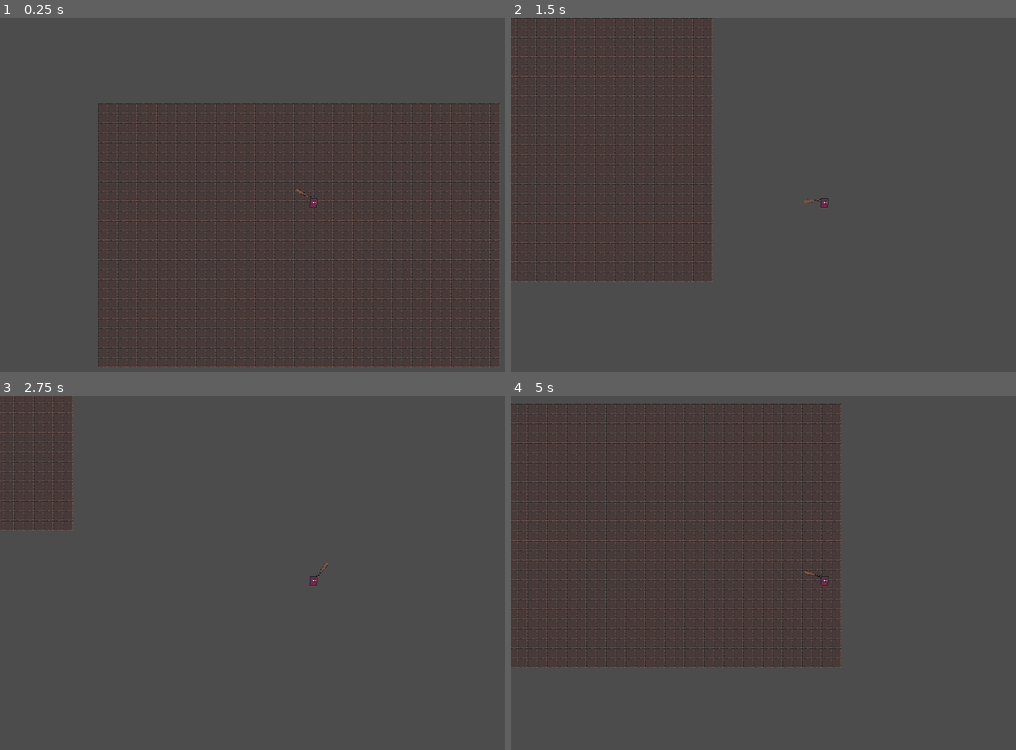
Above: before the commit, frames 1-4 (two rows, left to right).
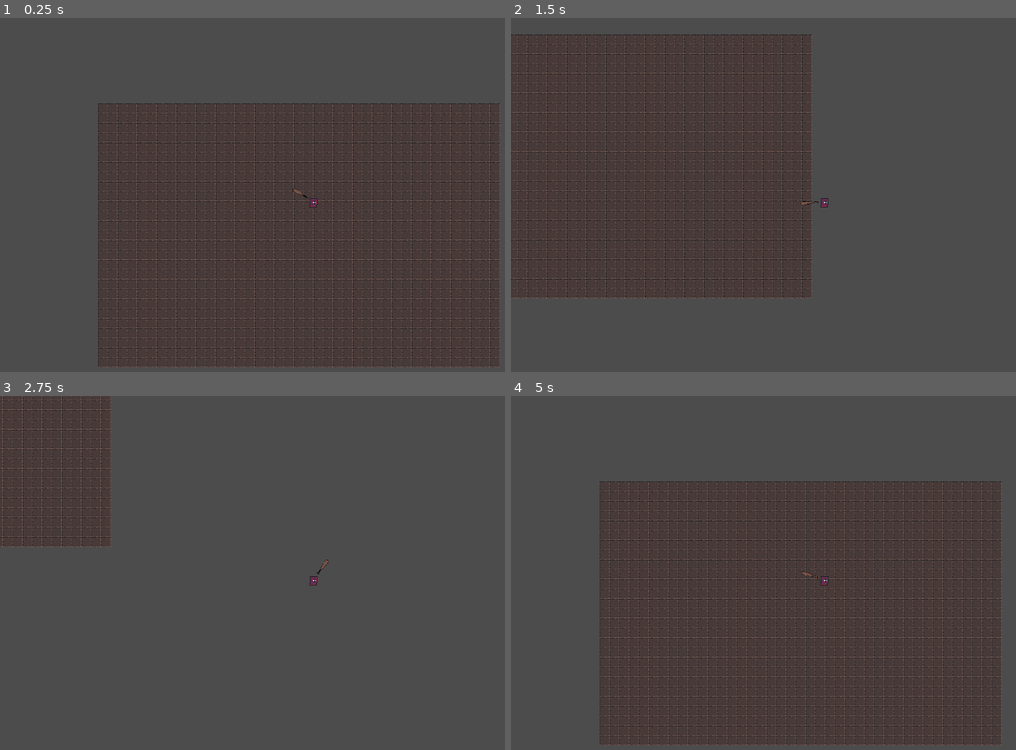
Above: after the commit, the same moments.

Repository: Kiingst/Dont-Bring-a-Bat-to-Gun-Fight
Game: Godot game, scene res://Assets/Levels/Level_Script/Level.tscn
The game is run twice, just before and just after one commit, with the same random seed, the same clock (stepped at 60 frames per second) and the same inputs.
Inputs (mouse positions are in pixels of both pictures, inside the frame that each line leads up to):
- Up to frame 1 (0.25 s): no input
- Up to frame 2 (1.5 s): tap Enter at 0.5 s; move the mouse to (960, 184) at 0.52 s; hold D (Move_Right) 0.53-1.28 s; tap Space (Roll) at 0.6, 1.35 s; move the mouse to (697, 219) at 1.27 s; hold S (Move_Down) from 1.28 s (still down)
- Up to frame 3 (2.75 s): move the mouse to (378, 498) at 2.02 s; release S (Move_Down) at 2.03 s; hold D (Move_Right) from 2.03 s (still down); tap Space (Roll) at 2.1 s
- Up to frame 4 (5 s): move the mouse to (793, 650) at 2.77 s; release D (Move_Right) at 2.78 s; hold W (Move_Up) 2.78-3.53 s; tap Space (Roll) at 2.85, 3.6, 4.35 s; move the mouse to (1010, 633) at 3.52 s; hold A (Move_Left) from 3.53 s (still down); move the mouse to (637, 523) at 4.27 s

The runs differ from the first frame. In frame 1, less than 0.1% of the frame differs, in the area x 57-62%, y 48-51%; in frame 2, 7.8%; in frame 3, 1.5%; in frame 4, 13%, in the area x 0-98%, y 2-99%.
Error before the commit: Attempt to call function 'start' in base 'null instance' on a null instance. (res://Assets/Player/Player_Script/Player.gd:34)

Commit message:
ok

Diff:
--- a/Assets/Player/Player_Script/Player.gd
+++ b/Assets/Player/Player_Script/Player.gd
@@ -24,20 +24,20 @@
 		move_vec.x -= 1
 	if Input.is_action_pressed("Move_Right"):
 		move_vec.x += 1
-	if Input.is_action_just_pressed("Shoot"):
-		pass
 	if Input.is_action_just_pressed("Roll"):
 		if roll_On_cooldown == false:
 			MOVE_SPEED += roll_speed
 			$Roll.start()
 			roll_On_cooldown = true
-			$Roll/Roll_Cooldown.start()
+			$Roll/Cooldown.start()
 
 	move_vec = move_vec.normalized()
 	move_and_collide(move_vec * MOVE_SPEED * delta)
 
 	var look_vec = get_global_mouse_position() - global_position
 	$Player_Weapon.global_rotation = atan2(look_vec.y, look_vec.x)
+
+
 
 func _physics_process(delta):
 	if alive == false:
@@ -48,11 +48,9 @@
 func _on_Roll_timeout():
 	#Stops Roll & restes move speed
 	MOVE_SPEED = 300
-	$Roll.stop()
 
 
 func _on_Cooldown_timeout():
 	#Roll taken off cooldown
 	roll_On_cooldown = false
-	$Roll/Roll_Cooldown.stop()
 	print(roll_On_cooldown)
--- a/Assets/Player/Player_Script/Player.tscn
+++ b/Assets/Player/Player_Script/Player.tscn
@@ -7,8 +7,8 @@
 [sub_resource type="RectangleShape2D" id=2]
 extents = Vector2( 7.5, 8.5 )
 
-[sub_resource type="RectangleShape2D" id=1]
-extents = Vector2( 58, 16 )
+[sub_resource type="RectangleShape2D" id=3]
+extents = Vector2( 14.5, 3 )
 
 [node name="Player" type="KinematicBody2D"]
 script = ExtResource( 3 )
@@ -21,19 +21,25 @@
 texture = ExtResource( 1 )
 
 [node name="Roll" type="Timer" parent="."]
+wait_time = 0.25
+one_shot = true
 
 [node name="Cooldown" type="Timer" parent="Roll"]
+wait_time = 0.75
+one_shot = true
 
 [node name="Player_Weapon" type="Sprite" parent="."]
 scale = Vector2( 0.25, 0.25 )
 texture = ExtResource( 2 )
-offset = Vector2( 85, 9 )
+offset = Vector2( 100, 0 )
 
-[node name="Player_Weapon" type="Area2D" parent="Player_Weapon"]
+[node name="Hit Area" type="Area2D" parent="Player_Weapon"]
+position = Vector2( 36, 0 )
+scale = Vector2( 4, 4 )
 
-[node name="CollisionShape2D" type="CollisionShape2D" parent="Player_Weapon/Player_Weapon"]
-position = Vector2( 86, 8 )
-shape = SubResource( 1 )
+[node name="CollisionShape2D2" type="CollisionShape2D" parent="Player_Weapon/Hit Area"]
+position = Vector2( 16, 0 )
+shape = SubResource( 3 )
 
 [connection signal="timeout" from="Roll" to="." method="_on_Roll_timeout"]
 [connection signal="timeout" from="Roll/Cooldown" to="." method="_on_Cooldown_timeout"]
